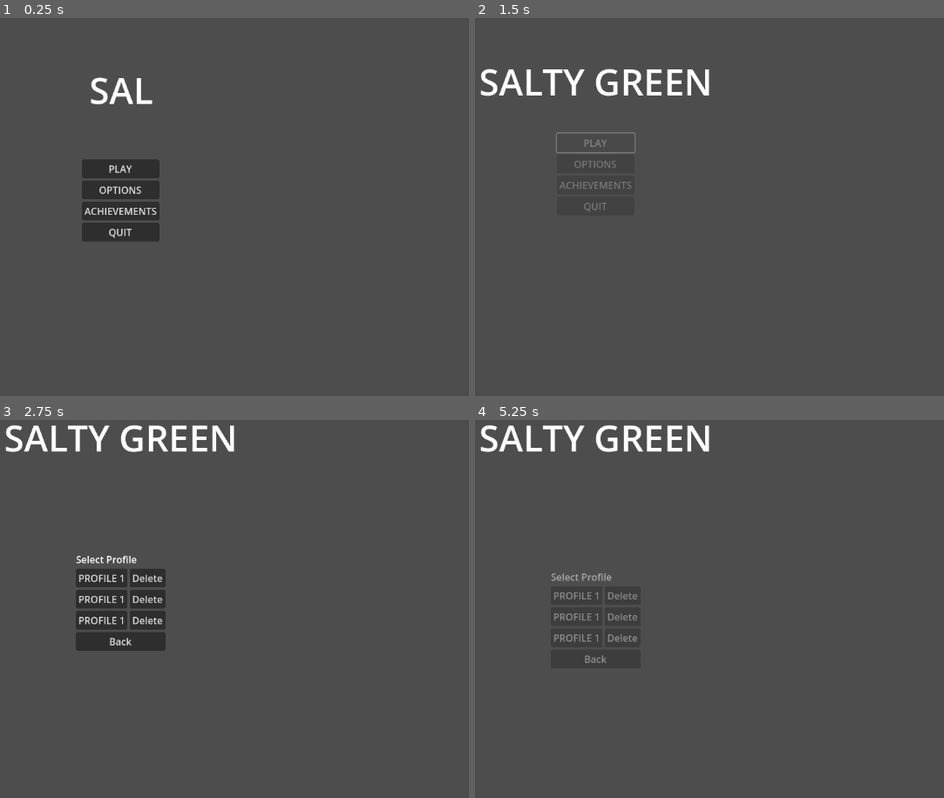
Above: before the commit, frames 1-4 (two rows, left to right).
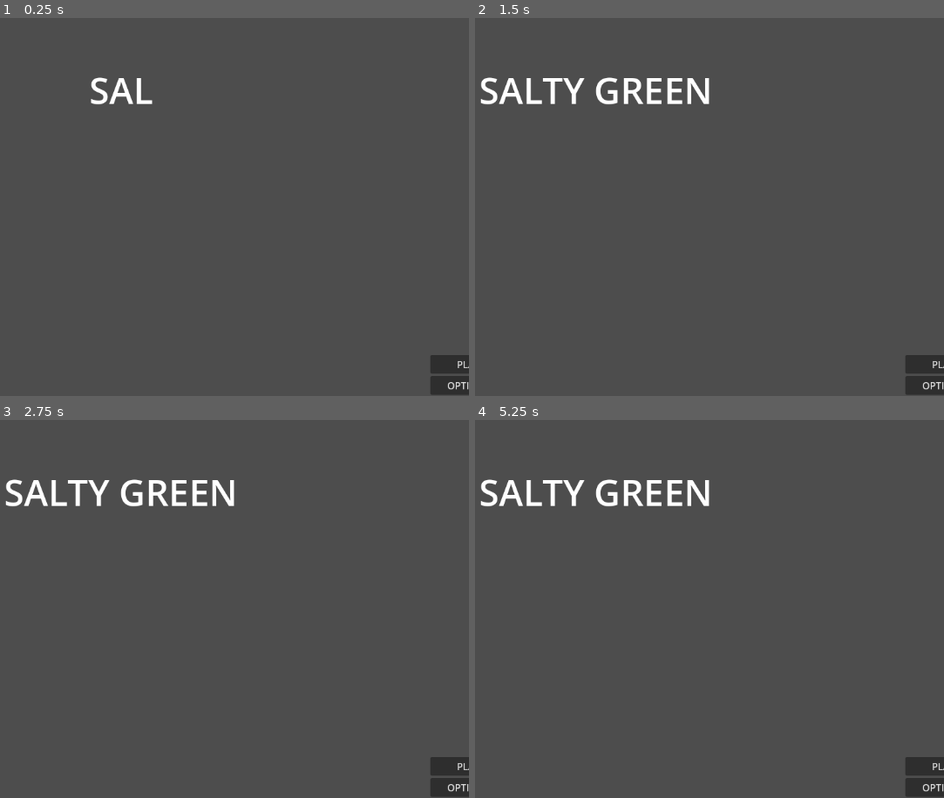
Above: after the commit, the same moments.

Repository: KoloidStudios/salty-green
Game: Godot game, scene res://src/ui/ui_menu.tscn
The game is run twice, just before and just after one commit, with the same random seed, the same clock (stepped at 60 frames per second) and the same inputs. This scene is started directly instead of the project's main scene.
Inputs (mouse positions are in pixels of both pictures, inside the frame that each line leads up to):
- Up to frame 1 (0.25 s): no input
- Up to frame 2 (1.5 s): click (596, 188) at 0.5 s, where only the run before the commit has a clickable "OPTIONS"; click (596, 169) at 1.25 s, where only the run before the commit has a clickable "PLAY"
- Up to frame 3 (2.75 s): hold Right (right) from 2.03 s (still down)
- Up to frame 4 (5.25 s): release Right (right) at 2.75 s; click (596, 643) at 2.75 s, where only the run before the commit has a clickable "Back"; hold Down (down) 3.53-4.25 s; click (596, 571) at 4.25 s, where only the run before the commit has a clickable "PLAY"; hold Right (right) from 5.03 s (still down)

The runs differ from the first frame. In frame 1, 3.8% of the frame differs, in the area x 17-100%, y 37-100%; in frame 2, 3.0%; in frame 3, 7.2%, in the area x 1-100%, y 1-100%; in frame 4, 4.1%.

Commit message:
ui: added menu options animation

Diff:
--- a/src/object/player_ship.gd
+++ b/src/object/player_ship.gd
@@ -2,18 +2,18 @@
 class_name Player_ship
 
 func _physics_process(_delta):
-    var vert_axis: float = Input.get_axis("down", "up")
-    var horz_axis: float = Input.get_axis("left", "right")
-    # Input Up and Down for velocity
-    if (vert_axis):
-        direction = int(vert_axis)
+	var vert_axis: float = Input.get_axis("down", "up")
+	var horz_axis: float = Input.get_axis("left", "right")
+	# Input Up and Down for velocity
+	if (vert_axis):
+		direction = int(vert_axis)
 
-    _is_accelerating = bool(vert_axis)
+	_is_accelerating = bool(vert_axis)
 
-    if (horz_axis):
-        angular_direction = int(horz_axis)
+	if (horz_axis):
+		angular_direction = int(horz_axis)
 
-    _is_rotating = bool(horz_axis)
+	_is_rotating = bool(horz_axis)
 
-    # No need to put move_and_slide as it's already called in base function
-    super._physics_process(_delta)
+	# No need to put move_and_slide as it's already called in base function
+	super._physics_process(_delta)
--- a/src/ui/ui_menu.gd
+++ b/src/ui/ui_menu.gd
@@ -7,15 +7,21 @@
 	$achievements.visible = false
 	$quit.visible = false
 
+#Play___________________________
 func _on_play_pressed():
 	$anim.play("play_pressed")
+func _on_back_profile_pressed():
+	$anim.play_backwards("play_pressed")
+
+#Options________________________
+func _on_options_pressed():
+	$anim.play("options_pressed")
+func _on_back_option_pressed():
+	$anim.play_backwards("options_pressed")
+
 
 #QUIT PANEL
 func _on_quit_yes_pressed():
 	get_tree().quit()
-
 func _on_quit_no_pressed():
 	pass # Replace with function body.
-
-func _on_back_pressed():
-	$anim.play_backwards("play_pressed")
--- a/src/ui/ui_menu.tscn
+++ b/src/ui/ui_menu.tscn
@@ -135,6 +135,54 @@
 "transitions": PackedFloat32Array(1),
 "update": 0,
 "values": [0.0]
+}
+tracks/11/type = "value"
+tracks/11/imported = false
+tracks/11/enabled = true
+tracks/11/path = NodePath("options:position")
+tracks/11/interp = 1
+tracks/11/loop_wrap = true
+tracks/11/keys = {
+"times": PackedFloat32Array(0),
+"transitions": PackedFloat32Array(1),
+"update": 0,
+"values": [Vector2(545, 293.5)]
+}
+tracks/12/type = "value"
+tracks/12/imported = false
+tracks/12/enabled = true
+tracks/12/path = NodePath("options:rotation")
+tracks/12/interp = 1
+tracks/12/loop_wrap = true
+tracks/12/keys = {
+"times": PackedFloat32Array(0),
+"transitions": PackedFloat32Array(1),
+"update": 0,
+"values": [0.0]
+}
+tracks/13/type = "value"
+tracks/13/imported = false
+tracks/13/enabled = true
+tracks/13/path = NodePath("options:modulate")
+tracks/13/interp = 1
+tracks/13/loop_wrap = true
+tracks/13/keys = {
+"times": PackedFloat32Array(0),
+"transitions": PackedFloat32Array(1),
+"update": 0,
+"values": [Color(1, 1, 1, 1)]
+}
+tracks/14/type = "value"
+tracks/14/imported = false
+tracks/14/enabled = true
+tracks/14/path = NodePath("options:visible")
+tracks/14/interp = 1
+tracks/14/loop_wrap = true
+tracks/14/keys = {
+"times": PackedFloat32Array(0),
+"transitions": PackedFloat32Array(1),
+"update": 1,
+"values": [false]
 }
 
 [sub_resource type="Animation" id="Animation_x5j14"]
@@ -313,9 +361,134 @@
 "values": [0.0, 1.0]
 }
 
+[sub_resource type="Animation" id="Animation_q5drn"]
+resource_name = "options_pressed"
+length = 1.2
+tracks/0/type = "value"
+tracks/0/imported = false
+tracks/0/enabled = true
+tracks/0/path = NodePath("main:position")
+tracks/0/interp = 1
+tracks/0/loop_wrap = true
+tracks/0/keys = {
+"times": PackedFloat32Array(0, 0.6),
+"transitions": PackedFloat32Array(0.5, 0.5),
+"update": 0,
+"values": [Vector2(512, 256), Vector2(296, 256)]
+}
+tracks/1/type = "value"
+tracks/1/imported = false
+tracks/1/enabled = true
+tracks/1/path = NodePath("main:rotation")
+tracks/1/interp = 1
+tracks/1/loop_wrap = true
+tracks/1/keys = {
+"times": PackedFloat32Array(0, 0.6),
+"transitions": PackedFloat32Array(0.5, 0.5),
+"update": 0,
+"values": [0.0, 0.0]
+}
+tracks/2/type = "value"
+tracks/2/imported = false
+tracks/2/enabled = true
+tracks/2/path = NodePath("label:position")
+tracks/2/interp = 1
+tracks/2/loop_wrap = true
+tracks/2/keys = {
+"times": PackedFloat32Array(0, 0.8),
+"transitions": PackedFloat32Array(0.5, 0.5),
+"update": 0,
+"values": [Vector2(382.5, 98), Vector2(52, 98)]
+}
+tracks/3/type = "value"
+tracks/3/imported = false
+tracks/3/enabled = true
+tracks/3/path = NodePath("label:rotation")
+tracks/3/interp = 1
+tracks/3/loop_wrap = true
+tracks/3/keys = {
+"times": PackedFloat32Array(0, 0.6),
+"transitions": PackedFloat32Array(0.5, 0.5),
+"update": 0,
+"values": [0.0, 0.0]
+}
+tracks/4/type = "value"
+tracks/4/imported = false
+tracks/4/enabled = true
+tracks/4/path = NodePath("main:modulate")
+tracks/4/interp = 1
+tracks/4/loop_wrap = true
+tracks/4/keys = {
+"times": PackedFloat32Array(0, 0.4),
+"transitions": PackedFloat32Array(0.5, 0.5),
+"update": 0,
+"values": [Color(1, 1, 1, 1), Color(1, 1, 1, 0)]
+}
+tracks/5/type = "value"
+tracks/5/imported = false
+tracks/5/enabled = true
+tracks/5/path = NodePath("main:visible")
+tracks/5/interp = 1
+tracks/5/loop_wrap = true
+tracks/5/keys = {
+"times": PackedFloat32Array(0, 0.4),
+"transitions": PackedFloat32Array(1, 1),
+"update": 1,
+"values": [true, false]
+}
+tracks/6/type = "value"
+tracks/6/imported = false
+tracks/6/enabled = true
+tracks/6/path = NodePath("options:position")
+tracks/6/interp = 1
+tracks/6/loop_wrap = true
+tracks/6/keys = {
+"times": PackedFloat32Array(0.6, 1.2),
+"transitions": PackedFloat32Array(0.5, 0.5),
+"update": 0,
+"values": [Vector2(761, 293.5), Vector2(545, 293.5)]
+}
+tracks/7/type = "value"
+tracks/7/imported = false
+tracks/7/enabled = true
+tracks/7/path = NodePath("options:rotation")
+tracks/7/interp = 1
+tracks/7/loop_wrap = true
+tracks/7/keys = {
+"times": PackedFloat32Array(0.6, 1.2),
+"transitions": PackedFloat32Array(0.5, 0.5),
+"update": 0,
+"values": [0.0, 0.0]
+}
+tracks/8/type = "value"
+tracks/8/imported = false
+tracks/8/enabled = true
+tracks/8/path = NodePath("options:modulate")
+tracks/8/interp = 1
+tracks/8/loop_wrap = true
+tracks/8/keys = {
+"times": PackedFloat32Array(0.8, 1.2),
+"transitions": PackedFloat32Array(1, 1),
+"update": 0,
+"values": [Color(1, 1, 1, 0), Color(1, 1, 1, 1)]
+}
+tracks/9/type = "value"
+tracks/9/imported = false
+tracks/9/enabled = true
+tracks/9/path = NodePath("options:visible")
+tracks/9/interp = 1
+tracks/9/loop_wrap = true
+tracks/9/keys = {
+"times": PackedFloat32Array(0, 0.8),
+"transitions": PackedFloat32Array(1, 1),
+"update": 1,
+"values": [false, true]
+}
+
 [sub_resource type="AnimationLibrary" id="AnimationLibrary_kq0dt"]
 _data = {
 "RESET": SubResource("Animation_xls8m"),
+"options_pressed": SubResource("Animation_q5drn"),
 "play_pressed": SubResource("Animation_x5j14"),
 "start": SubResource("Animation_0ivtk")
 }
@@ -342,10 +515,10 @@
 anchor_top = 0.218
 anchor_right = 0.5
 anchor_bottom = 0.218
-offset_left = -193.5
-offset_top = -43.264
-offset_right = 193.5
-offset_bottom = 42.736
+offset_left = 382.5
+offset_top = 98.0
+offset_right = 769.5
+offset_bottom = 184.0
 grow_horizontal = 2
 grow_vertical = 2
 pivot_offset = Vector2(193.5, 43)
@@ -361,10 +534,10 @@
 anchor_top = 0.5
 anchor_right = 0.5
 anchor_bottom = 0.5
-offset_left = -64.0
-offset_top = -68.0
-offset_right = 64.0
-offset_bottom = 68.0
+offset_left = 512.0
+offset_top = 256.0
+offset_right = 640.0
+offset_bottom = 392.0
 grow_horizontal = 2
 grow_vertical = 2
 pivot_offset = Vector2(64, 70)
@@ -394,10 +567,10 @@
 anchor_top = 0.5
 anchor_right = 0.5
 anchor_bottom = 0.5
-offset_left = -74.0
-offset_top = -83.0
-offset_right = 74.0
-offset_bottom = 83.0009
+offset_left = 502.0
+offset_top = 241.0
+offset_right = 650.0
+offset_bottom = 407.001
 grow_horizontal = 2
 grow_vertical = 2
 pivot_offset = Vector2(74, 26)
@@ -451,12 +624,21 @@
 anchor_top = 0.5
 anchor_right = 0.5
 anchor_bottom = 0.5
-offset_left = -20.0
-offset_top = -20.0
-offset_right = 20.0
-offset_bottom = 20.0
+offset_left = 545.0
+offset_top = 293.5
+offset_right = 607.0
+offset_bottom = 354.5
 grow_horizontal = 2
 grow_vertical = 2
+metadata/_edit_use_anchors_ = true
+
+[node name="Label" type="Label" parent="options"]
+layout_mode = 2
+text = "Options"
+
+[node name="back" type="Button" parent="options"]
+layout_mode = 2
+text = "Back"
 
 [node name="achievements" type="VBoxContainer" parent="."]
 visible = false
@@ -501,6 +683,8 @@
 text = "No"
 
 [connection signal="pressed" from="main/play" to="." method="_on_play_pressed"]
-[connection signal="pressed" from="profile/back" to="." method="_on_back_pressed"]
+[connection signal="pressed" from="main/options" to="." method="_on_options_pressed"]
+[connection signal="pressed" from="profile/back" to="." method="_on_back_profile_pressed"]
+[connection signal="pressed" from="options/back" to="." method="_on_back_option_pressed"]
 [connection signal="pressed" from="quit/yes" to="." method="_on_quit_yes_pressed"]
 [connection signal="pressed" from="quit/no" to="." method="_on_quit_no_pressed"]
Not shown: 1 places in src/ui/ui_menu.tscn that only renumber resources
